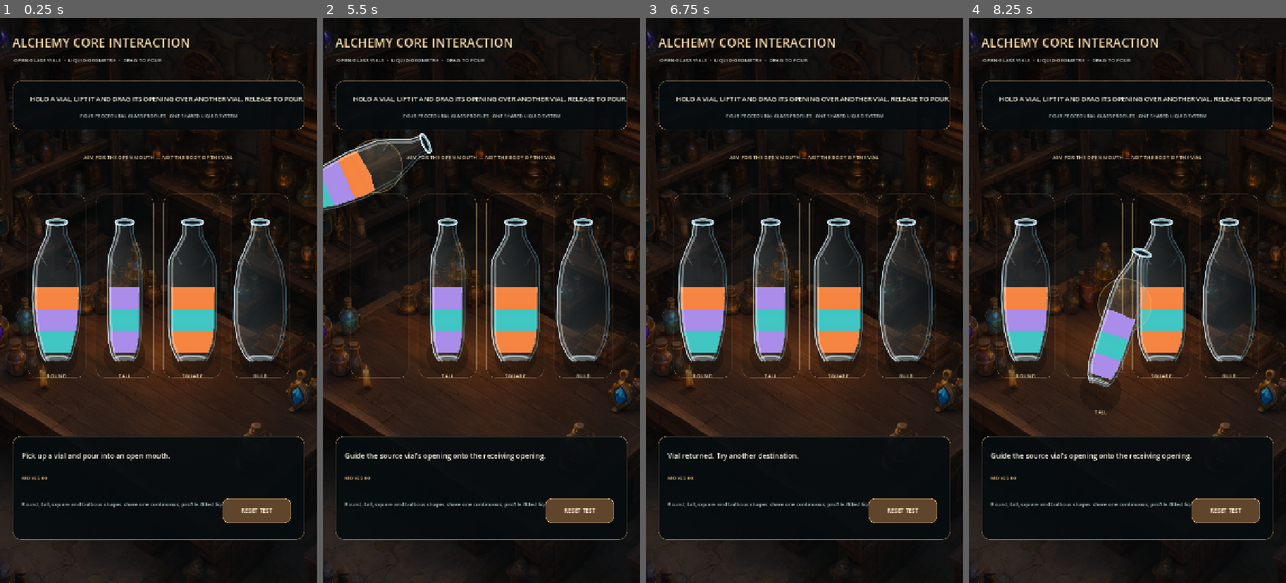
Above: before the commit, frames 1-4 (left to right).
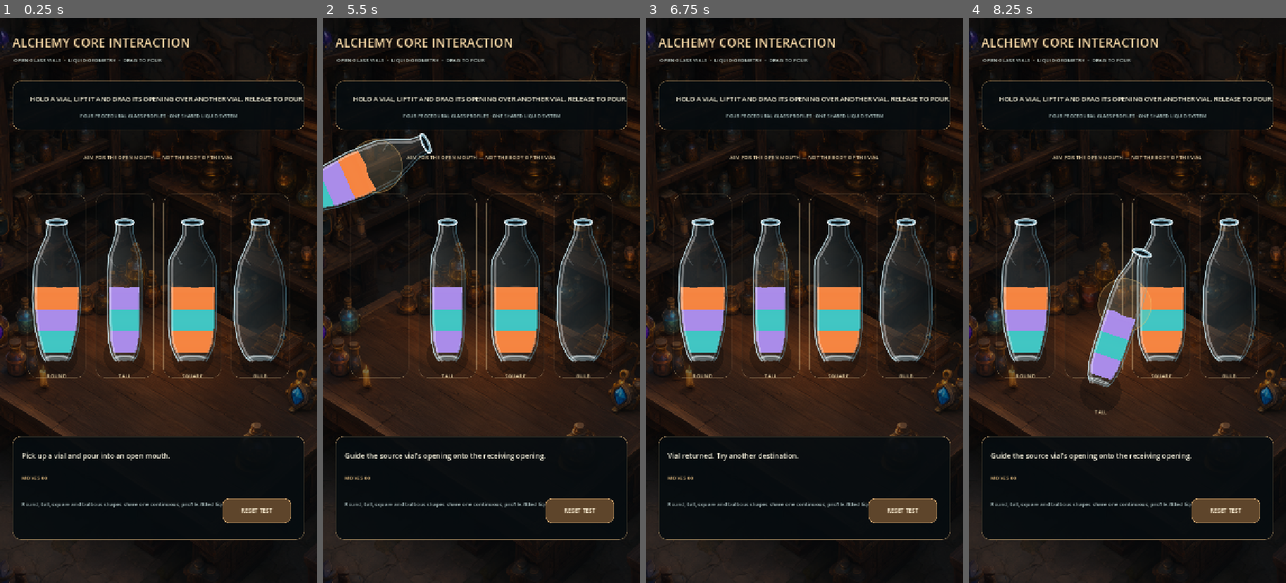
Above: after the commit, the same moments.

Repository: Kryodo/spell-sort-game
Game: Godot game, scene res://scenes/alchemy_interaction_test.tscn
Same seed, same stepped clock (60 frames per second), same inputs: the game is played once before the commit and once after it.
Inputs (mouse positions are in pixels of both pictures, inside the frame that each line leads up to):
- Up to frame 1 (0.25 s): no input
- Up to frame 2 (5.5 s): tap Enter at 0.5, 3.5, 5 s; drag from (481, 300) to (513, 176) at 0.52 s; click "RESET TEST" at 1.25 s; tap Space at 2, 4.25 s; drag from (418, 328) to (465, 413) at 2.02 s; move the mouse to (513, 176) at 2.77 s; click (513, 176) at 2.92 s; drag from (465, 413) to (386, 215) at 3.52 s; move the mouse to (576, 385) at 4.27 s; click (576, 385) at 4.42 s; drag from (386, 215) to (433, 159) at 5.02 s
- Up to frame 3 (6.75 s): move the mouse to (820, 300) at 5.77 s; click (820, 300) at 5.92 s; tap Space at 6.5 s; drag from (756, 159) to (741, 328) at 6.52 s
- Up to frame 4 (8.25 s): move the mouse to (1197, 272) at 7.27 s; click (1197, 272) at 7.42 s; drag from (1064, 328) to (1111, 413) at 8.02 s

The runs differ from the first frame. In frame 1, less than 0.1% of the frame differs, in the area x 17-63%, y 47-48%; in frame 2, less than 0.1%, in the area x 10-62%, y 23-48%; in frame 3, less than 0.1%; in frame 4, less than 0.1%.

Commit message:
Balance idle and active liquid surface motion

Diff:
--- a/scripts/alchemy_bottle.gd
+++ b/scripts/alchemy_bottle.gd
@@ -169,11 +169,11 @@
 
 
 func _process(delta: float) -> void:
-	var target_activity: float = 0.0
+	var target_activity: float = 0.18
 	if _dragging:
-		target_activity = 1.0 if _drag_motion else 0.34
+		target_activity = 0.82 if _drag_motion else 0.42
 	elif _selected:
-		target_activity = 0.20
+		target_activity = 0.28
 
 	_surface_activity = move_toward(_surface_activity, target_activity, delta * 4.8)
 	_wave_time += delta * lerpf(1.25, 2.65, _surface_activity)
@@ -487,8 +487,8 @@
 
 
 func _get_surface_wave_offset(normalized_x: float) -> float:
-	var maximum_wave: float = 0.35 + _surface_activity * 2.25 + absf(_slosh) * 1.35
-	var secondary_wave: float = 0.08 + _surface_activity * 0.62 + absf(_slosh) * 0.55
+	var maximum_wave: float = 0.90 + _surface_activity * 1.75 + absf(_slosh) * 1.20
+	var secondary_wave: float = 0.18 + _surface_activity * 0.48 + absf(_slosh) * 0.50
 	var wave_frequency: float = lerpf(1.8, 3.2, _surface_activity)
 	var edge_envelope: float = sin((normalized_x + 1.0) * PI * 0.5)
 	edge_envelope = pow(maxf(0.0, edge_envelope), 0.55)
